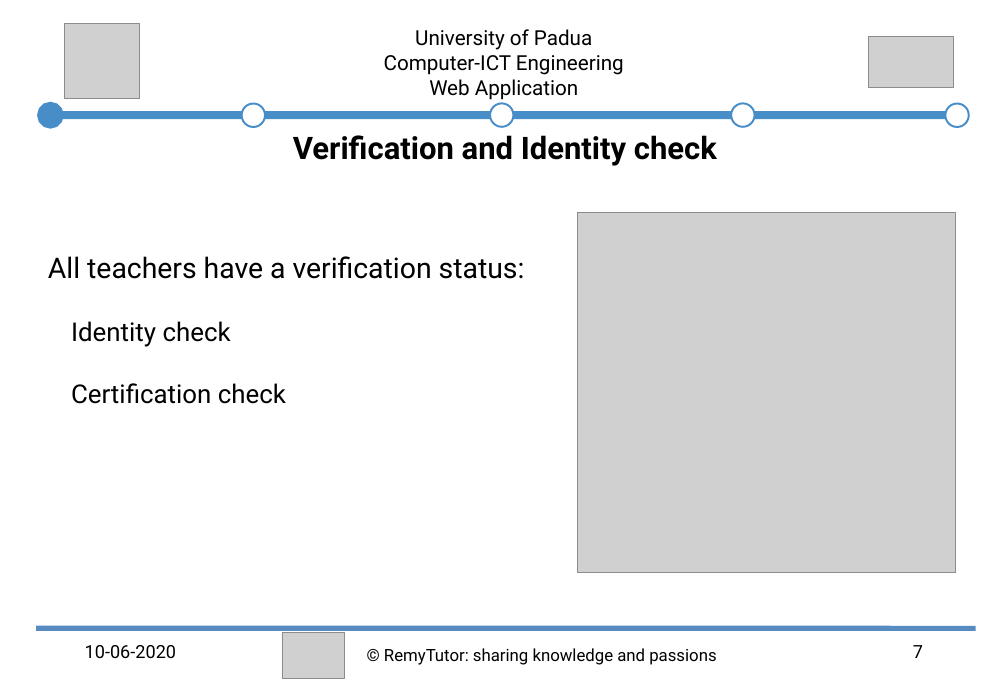
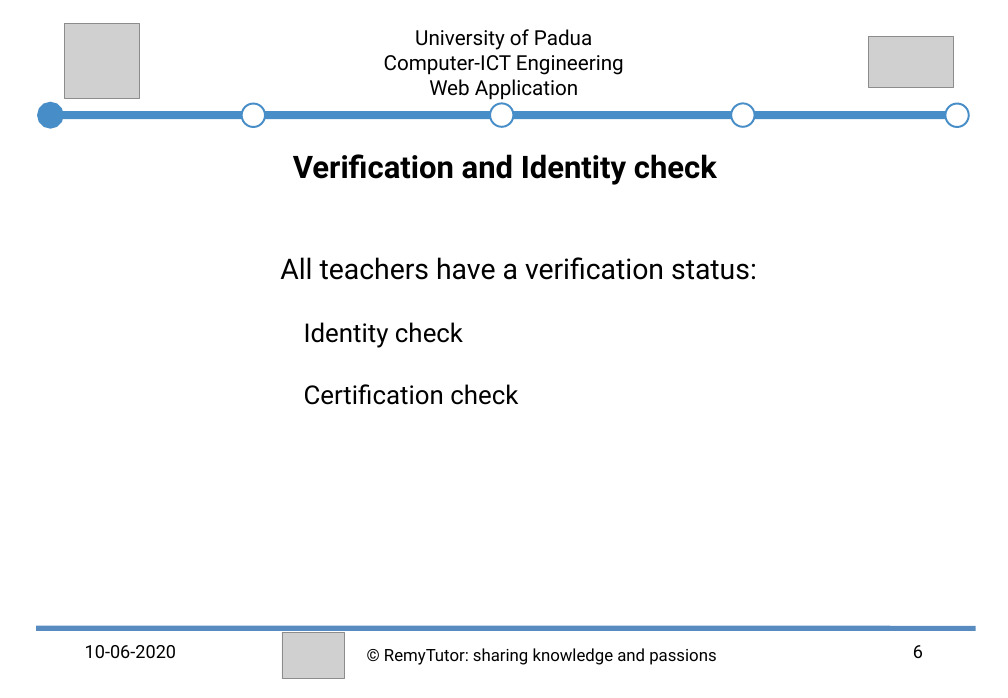
Before and after one commit to abahmadb/Web-Applications, a slide deck: slide 6 of HW2-RemyTutor-2019-2020 - Ahmad.ppt (slide 7 before the commit). Drawn at 1008x698 pixels with LibreOffice and Linux fonts; fonts in the diff are those of the drawing; grey boxes stand for pictures. Boxes give left, top, right and bottom in pixels: in the first picture for what was removed or moved away, otherwise in the second. Text is boxed around its words. In the diff, an @@ line names an element or a change of style, - is before the commit and + after.

```diff
--- a/HW2-RemyTutor-2019-2020 - Ahmad.ppt
+++ b/HW2-RemyTutor-2019-2020 - Ahmad.ppt
@@ text "Verification and Identity check": place and size @@
-text "Verification and Identity check" at <box>293,135,717,166</box>
+text "Verification and Identity check" at <box>293,154,717,185</box>
@@ picture removed at <box>577,212,954,571</box> @@
@@ text "All teachers have a verification ...": place and size @@
-text "All teachers have a verification ..." at <box>48,256,525,404</box>
+text "All teachers have a verification ..." at <box>280,257,757,405</box>
@@ page number at <box>913,645,923,658</box>: text changed @@
-7
+6
```
Also in this commit, not shown: 3 other slides changed, 1 slide removed, 1 other file.
